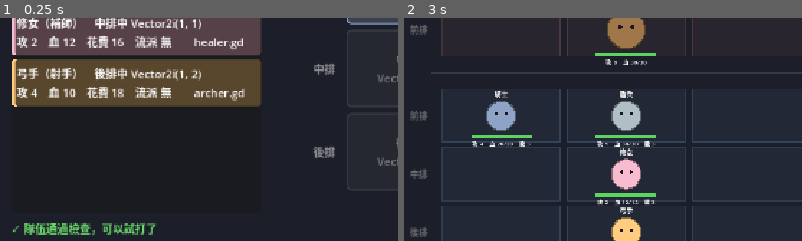
Above: before the commit, frames 1-2 (left to right).
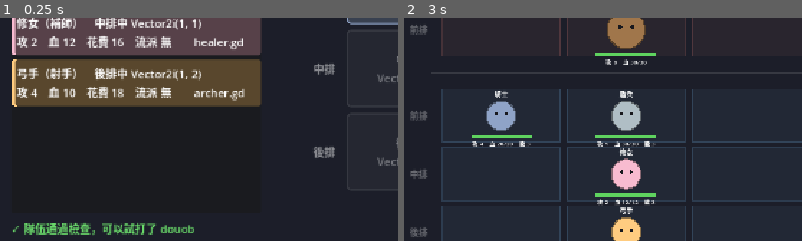
Above: after the commit, the same moments.

Repository: AlusIsing/course-1151-5
Game: Godot game, scene res://framework/preview/team_preview.tscn
The game is run twice, just before and just after one commit, with the same random seed, the same clock (stepped at 60 frames per second) and the same inputs.
Inputs:
- Up to frame 1 (0.25 s): no input
- Up to frame 2 (3 s): click "example" at 0.5 s; click "重新讀取" at 1.25 s; click "dummy 木樁" at 2 s; click "試打" at 2.75 s
The pictures show only the part of the screen within x 0-50%, y 38-88%; the shares and areas given below are measured in that part.

The runs differ from the first frame. In frame 1, 0.2% of the frame differs, in the area x 40-49%, y 92-97%; in frame 2, nothing differs.

Commit message:
feat: 檢查通過、無法上場、角色倒下、能量不足也加上顏文字
Co-Authored-By: Claude Opus 5.5 <noreply@anthropic.com>

Diff:
--- a/framework/arena.gd
+++ b/framework/arena.gd
@@ -249,7 +249,7 @@
 
 func show_errors(errors: Array[String]) -> void:
 	title_label.text = "隊伍沒有通過檢查，改好程式後按 Esc 回陣型預覽"
-	banner.text = "無法上場"
+	banner.text = "無法上場 qonop"
 	banner.add_theme_color_override("font_color", Color("#ff8a80"))
 	banner.show()
 	for error: String in errors:
--- a/framework/battle.gd
+++ b/framework/battle.gd
@@ -342,7 +342,7 @@
 			_tokens[unit] = []
 			_token_budget[unit] = Rules.TOKEN_BUDGET
 		for unit: Unit in dying:
-			_log("%s 倒下了" % _n(unit))
+			_log("%s 倒下了 qonop" % _n(unit))
 			var necro: int = school_tier(unit._framework_team, Unit.School.NECRO) if unit.school == Unit.School.NECRO else 0
 			if necro >= 1:
 				unit._framework_soul = Rules.NECRO_SOUL
@@ -725,7 +725,7 @@
 		return true
 	var available: int = caller.energy + caller._framework_soul
 	if cost > available:
-		_log("%s 能量不足，%s失敗（需要 %d，只有 %d）" % [_n(caller), action, cost, available])
+		_log("%s 能量不足 qonop，%s失敗（需要 %d，只有 %d）" % [_n(caller), action, cost, available])
 		return false
 	var soul: int = mini(caller._framework_soul, cost)
 	caller._framework_soul -= soul
--- a/framework/preview/team_preview.gd
+++ b/framework/preview/team_preview.gd
@@ -233,7 +233,9 @@
 	for error: String in errors:
 		lines.append("[color=#ff8a80]✗ %s[/color]" % error)
 	if lines.is_empty():
-		lines.append("[color=#6ee36e]✓ 隊伍通過檢查，可以試打了[/color]")
+		lines.append("[color=#6ee36e]✓ 隊伍通過檢查，可以試打了 douob[/color]")
+	else:
+		lines.insert(0, "[color=#ff8a80]隊伍還沒通過檢查 qonop[/color]")
 	status_label.text = "\n".join(lines)
 
 
--- a/tools/validate.gd
+++ b/tools/validate.gd
@@ -207,7 +207,7 @@
 	var icons: Dictionary = {PASS: "✅", FAIL: "❌", SKIP: "⏭️"}
 	var failed: bool = sections.any(func(s: Section) -> bool: return s.status == FAIL)
 	var out: Array[String] = []
-	out.append("## %s 隊伍檢查：`%s`" % ["❌" if failed else "✅", github])
+	out.append("## %s 隊伍檢查：`%s` %s" % ["❌" if failed else "✅", github, "qonop" if failed else "douob"])
 	out.append("")
 	out.append("| 檢查 | 結果 |")
 	out.append("|---|---|")
